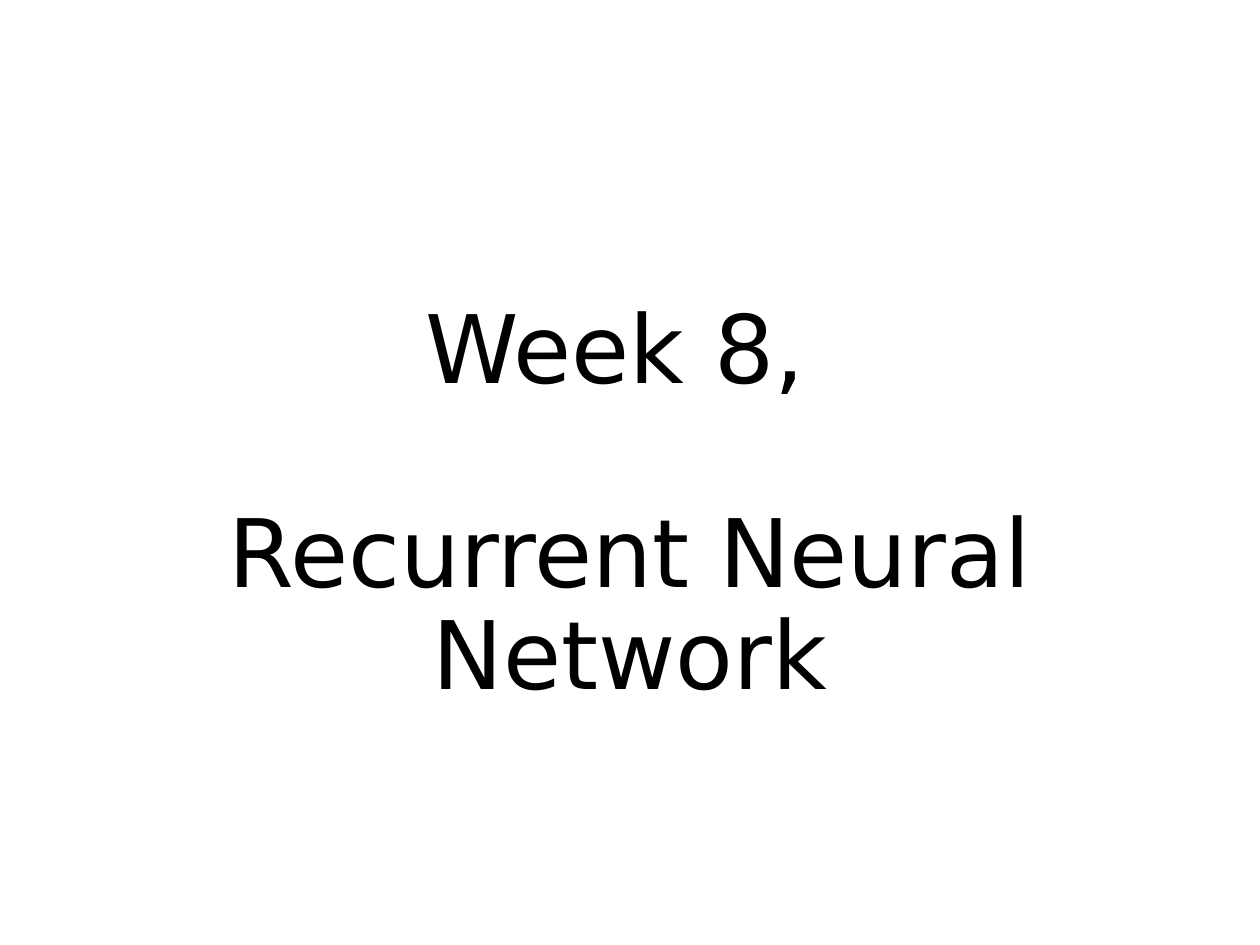
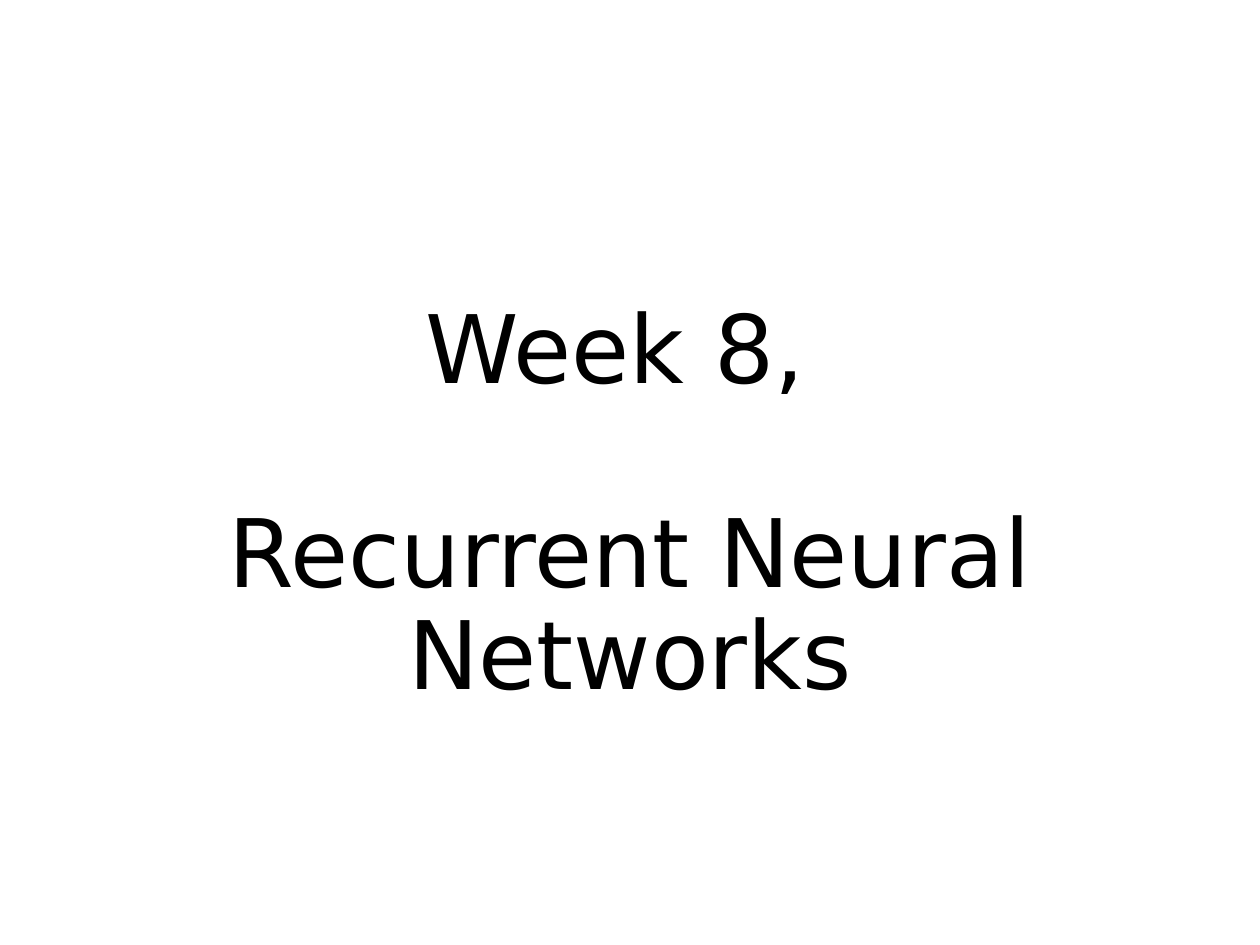
Before and after one commit to phywjs/phywjs.github.io, a slide deck: slide 1 of AIS5103/ML-slide-8.pptx. Drawn at 1260x945 pixels with LibreOffice and Linux fonts; fonts in the diff are those of the drawing. Boxes give left, top, right and bottom in pixels: in the first picture for what was removed or moved away, otherwise in the second. Text is boxed around its words. In the diff, an @@ line names an element or a change of style, - is before the commit and + after.

```diff
--- a/AIS5103/ML-slide-8.pptx
+++ b/AIS5103/ML-slide-8.pptx
@@ title at bbox=[229, 311, 1030, 691]: text changed @@
-Week 8,
-Recurrent Neural Network
+Week 8,
+Recurrent Neural Networks
```
Also in this commit, not shown: 9 other slides changed, 5 slides added, 2 other files.
